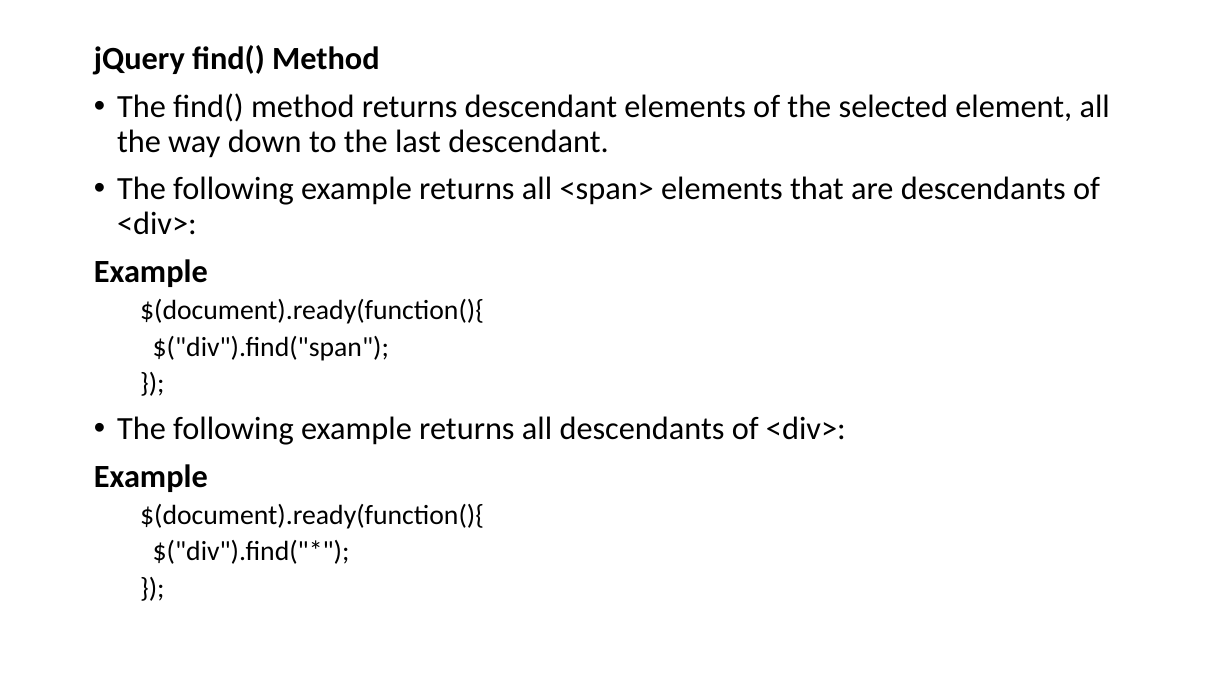
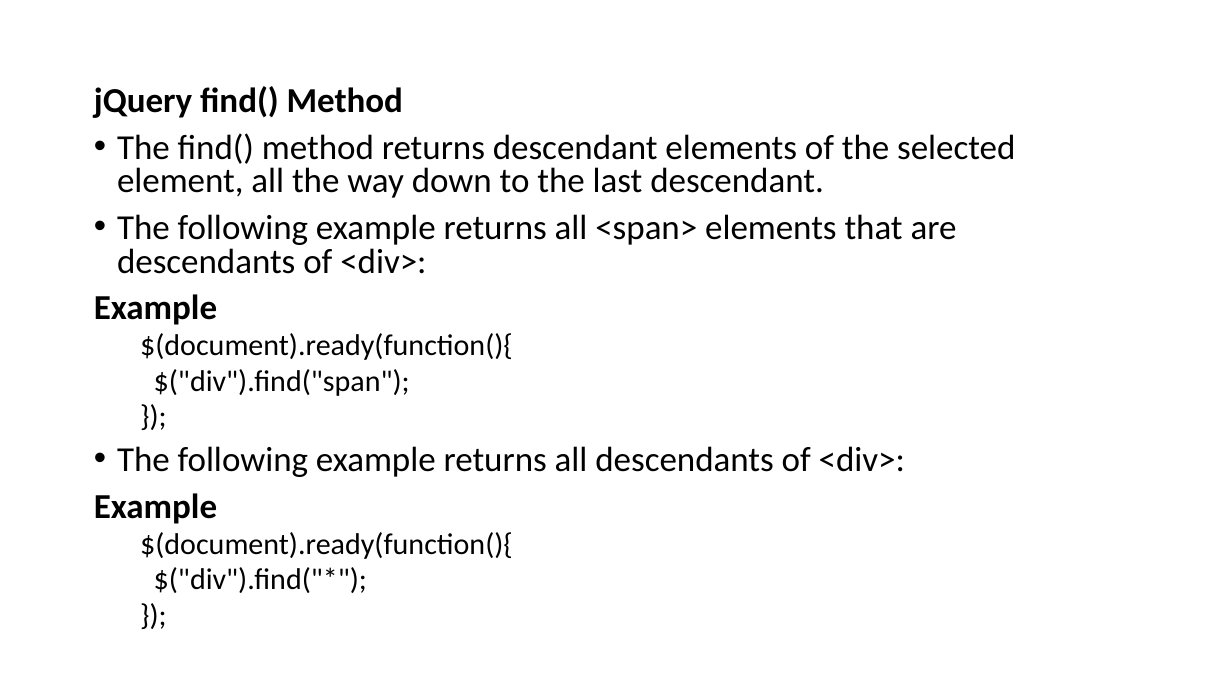
Before and after one commit to Khushi130404/Web-Lab, a slide deck: slide 48 of bwp_study/jQuery.pptx. Drawn at 1232x693 pixels with LibreOffice and Linux fonts; fonts in the diff are those of the drawing. Boxes give left, top, right and bottom in pixels: in the first picture for what was removed or moved away, otherwise in the second. Text is boxed around its words. In the diff, an @@ line names an element or a change of style, - is before the commit and + after.

```diff
--- a/bwp_study/jQuery.pptx
+++ b/bwp_study/jQuery.pptx
@@ text "jQuery find() Method": place and size @@
-text "jQuery find() Method" at (94, 45, 1110, 564)
+text "jQuery find() Method" at (94, 86, 1015, 593)
@@ text "jQuery find() Method" at (94, 86, 1015, 593): size 25.2 to 27.3 pt in "jQuery find() Method", "The find() method returns descendant elements of ...", "The following example returns all <span> elements ...", "Example" and 2 more places; size 21.6 to 23.4 pt in "$(document).ready(function(){", "$("div").find("span");", "});", "$(document).ready(function(){" and 2 more places; line spacing 0.9 to 0.8 @@
```
Also in this commit, not shown: 2 other slides changed, 6 other files.
